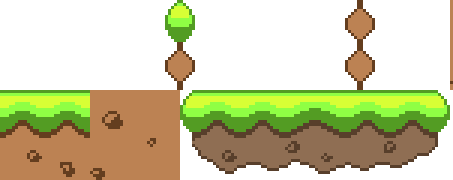
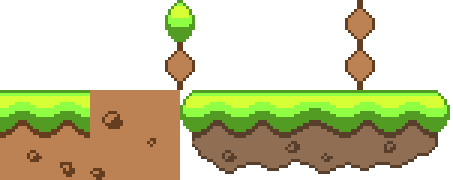
The second (453, 180) image is a revision of the first. Changes to its layers:
painted on "Layer 0" over [left=450, top=0, right=453, bottom=90]
